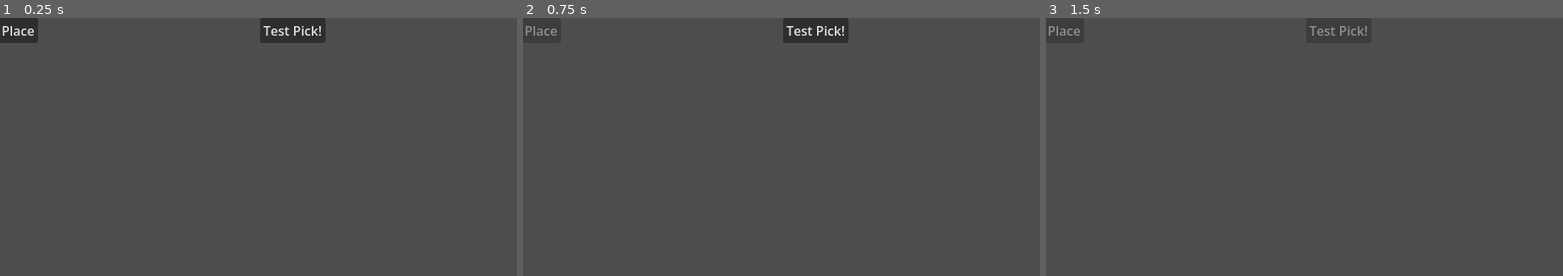
Above: before the commit, frames 1-3 (left to right).
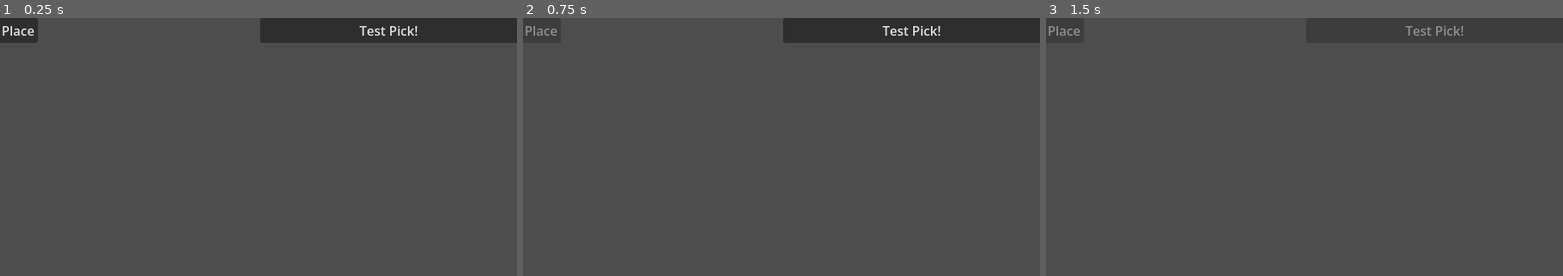
Above: after the commit, the same moments.

Repository: JosephCatrambone/DogpitJam2026
Game: Godot game, scene res://game/game.tscn
Same seed, same stepped clock (60 frames per second), same inputs: the game is played once before the commit and once after it. This scene is started directly instead of the project's main scene.
Inputs:
- Up to frame 1 (0.25 s): no input
- Up to frame 2 (0.75 s): click "Place" at 0.5 s
- Up to frame 3 (1.5 s): click "Test Pick!" at 1.25 s

The runs differ from the first frame. In frame 1, 3.7% of the frame differs, in the area x 50-100%, y 0-10%; in frame 2, 3.7%; in frame 3, 0.3%.
Error in both runs: Invalid access to property or key 'traits' on a base object of type 'Nil'. (res://game/placer.gd:11)

Commit message:
Change picker layout.

Diff:
--- a/game/picker.gd
+++ b/game/picker.gd
@@ -1,8 +1,8 @@
-class_name Picker extends Node2D
+class_name Picker extends Control
 
 signal picked(creature: Piece)
 
-@onready var btn: Button = $Control/Button
+@onready var btn: Button = $VBoxContainer/Button
 var picking_active: bool = false
 
 func _ready() -> void:
--- a/game/picker.tscn
+++ b/game/picker.tscn
@@ -1,21 +1,35 @@
 [gd_scene format=3 uid="uid://ck3j1dvdpctt0"]
 
 [ext_resource type="Script" uid="uid://xds8uii28hs1" path="res://game/picker.gd" id="1_02a31"]
+[ext_resource type="Texture2D" uid="uid://n8wrompenxvb" path="res://shared_ui/UI_selection_c.png" id="2_de3fl"]
 
-[node name="Picker" type="Node2D" unique_id=40471201]
+[node name="Picker" type="Control" unique_id=826746465]
+custom_minimum_size = Vector2(320, 320)
+layout_mode = 3
+anchors_preset = 15
+anchor_right = 1.0
+anchor_bottom = 1.0
+grow_horizontal = 2
+grow_vertical = 2
 script = ExtResource("1_02a31")
 
-[node name="Control" type="Control" parent="." unique_id=104942341]
-custom_minimum_size = Vector2(320, 320)
-layout_mode = 3
-anchors_preset = 0
-offset_right = 320.0
-offset_bottom = 320.0
-size_flags_horizontal = 3
-size_flags_vertical = 3
+[node name="VBoxContainer" type="VBoxContainer" parent="." unique_id=1214220484]
+layout_mode = 1
+anchors_preset = 15
+anchor_right = 1.0
+anchor_bottom = 1.0
+grow_horizontal = 2
+grow_vertical = 2
 
-[node name="Button" type="Button" parent="Control" unique_id=1665900836]
-layout_mode = 0
-offset_right = 81.0
-offset_bottom = 31.0
+[node name="Button" type="Button" parent="VBoxContainer" unique_id=1665900836]
+layout_mode = 2
 text = "Test Pick!"
+
+[node name="SelectionRect" type="NinePatchRect" parent="VBoxContainer" unique_id=901809906]
+layout_mode = 2
+texture = ExtResource("2_de3fl")
+region_rect = Rect2(0, 0, 16, 16)
+patch_margin_left = 9
+patch_margin_top = 9
+patch_margin_right = 9
+patch_margin_bottom = 9
